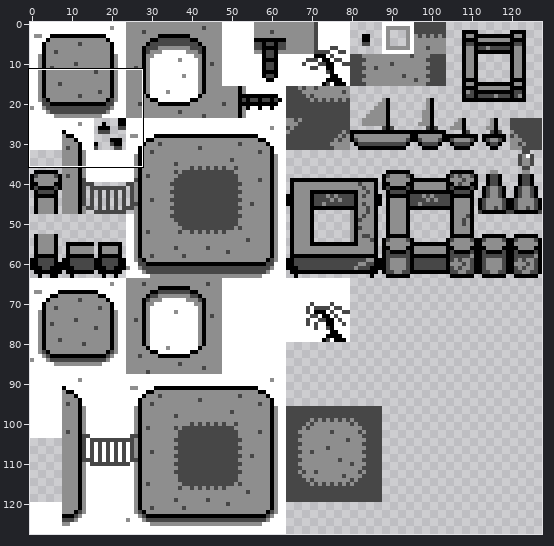
File history of a sprite sheet, Assets/island-tiles.png. The picture above shows the old version from afar; the outline marks the close-up.
Close-up. Earlier state:
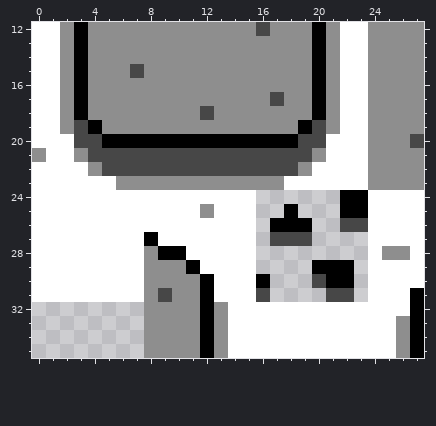
The file is 128x128 pixels. Colours within 5 levels of each other are drawn and written as one. Shown: x 0..27, y 12..35.
The result:
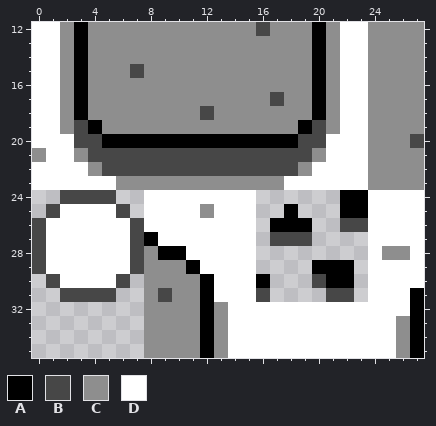
Palette (. is transparent): A #000000  B #474747  C #8e8e8e  D #ffffff
Changes in this commit:
y 24: x 0..7 DDDDDDDD -> ..BBBB..
y 25: x 0..1 DD -> .B; x 6..7 DD -> B.
y 26..29: x 0 D -> B; x 7 D -> B
y 30: x 0..1 DD -> .B; x 6..7 DD -> B.
y 31: x 0..7 DDDDDDDD -> ..BBBB..
Where, in picture pixels (left, top, right, bottom), the same in both close-ups:
changed: (32, 190, 144, 302)
